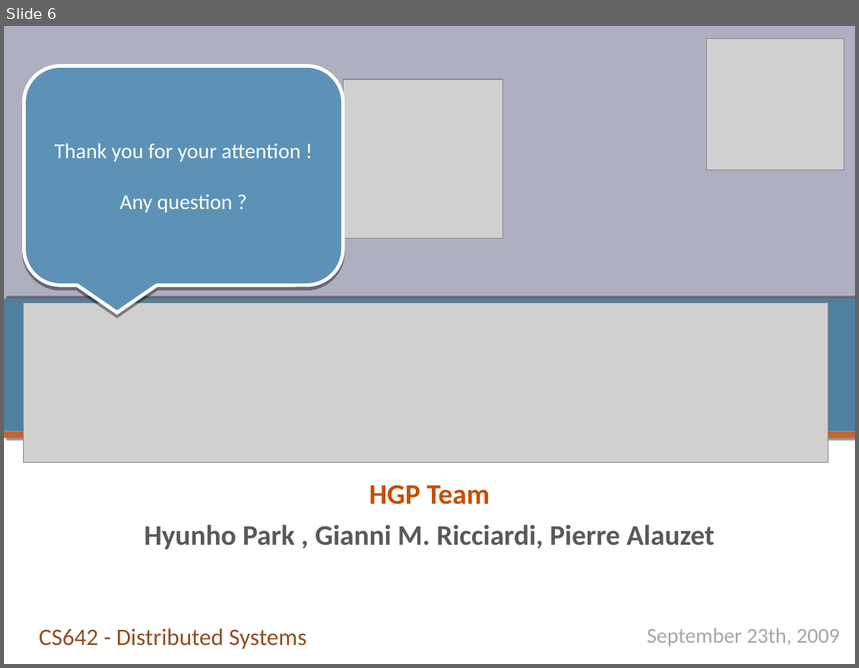
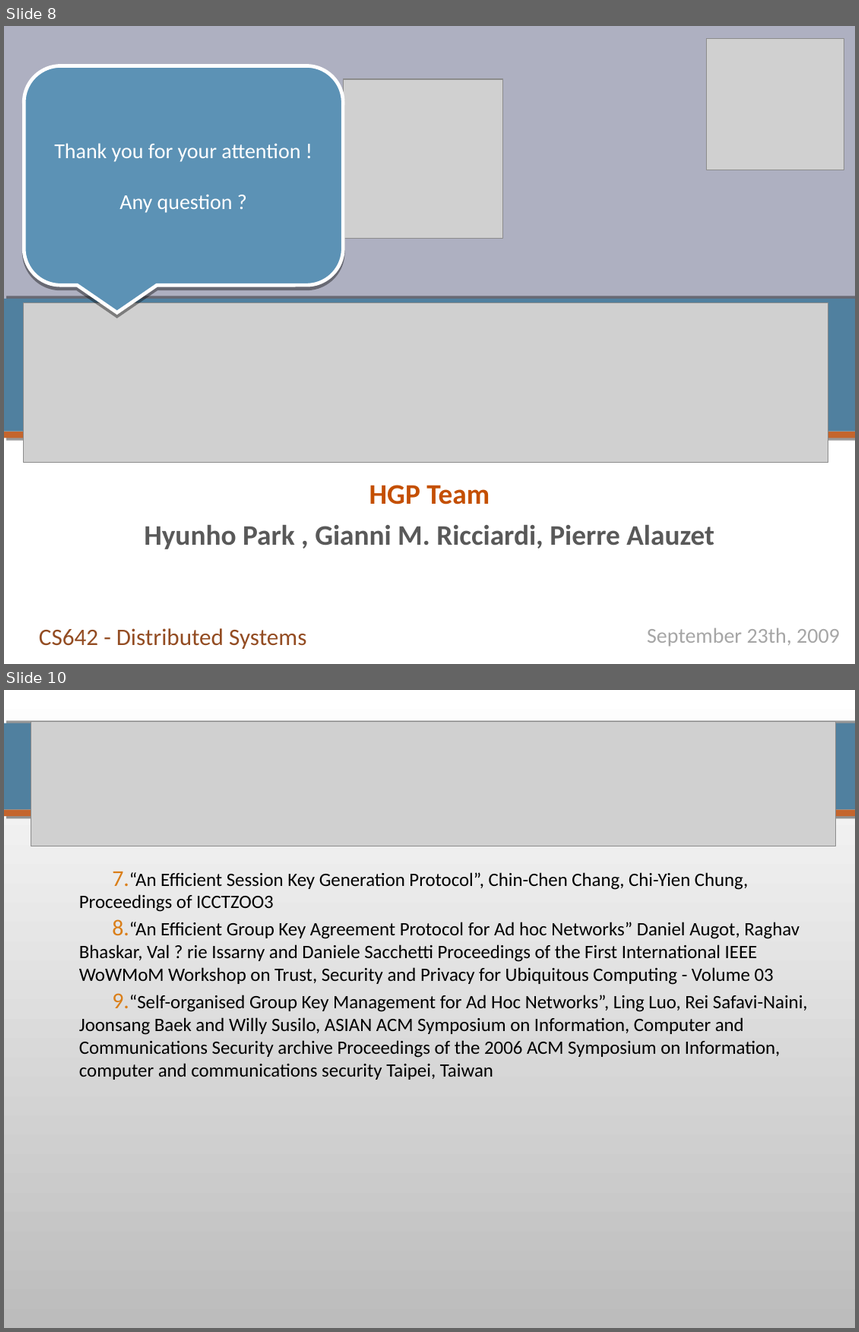
Before and after one commit to pierrealauzet/skemasnet, a slide deck: 2_design/CS462_Skemasnet_design_v2.ppt. Shown one above the other, each under a label of ours: slide 6 before the commit, slides 8 and 10 after it; the slides between them are not shown. The pictures are 859x668 and 859x1332 pixels, drawn with LibreOffice and Linux fonts; fonts in the diff are those of the drawing; grey boxes stand for pictures. Boxes give left, top, right and bottom in pixels: in the first picture for what was removed or moved away, otherwise in the second. Text is boxed around its words. In the diff, an @@ line names an element or a change of style, - is before the commit and + after.

```diff
--- a/2_design/CS462_Skemasnet_design_v2.ppt
+++ b/2_design/CS462_Skemasnet_design_v2.ppt
@@ slide 10 added at [4,690,855,1328], background gradient #BCBCBC to #FFFFFF @@
@@ rectangle added at [4,723,855,810], fill #50809F @@
@@ picture added at [31,721,835,846] @@
@@ rectangle added at [4,810,855,817], fill #C4652D @@
@@ text added at [79,872,808,1080], 16 pt, text #000000 @@
+7. “An Efficient Session Key Generation Protocol”, Chin-Chen Chang, Chi-Yien Chung, Proceedings of ICCTZOO3
+8. “An Efficient Group Key Agreement Protocol for Ad hoc Networks” Daniel Augot, Raghav Bhaskar, Val ? rie Issarny and Daniele Sacchetti Proceedings of the First International IEEE WoWMoM Workshop on Trust, Security and Privacy for Ubiquitous Computing - Volume 03
+9. “Self-organised Group Key Management for Ad Hoc Networks”, Ling Luo, Rei Safavi-Naini, Joonsang Baek and Willy Susilo, ASIAN ACM Symposium on Information, Computer and Communications Security archive Proceedings of the 2006 ACM Symposium on Information, computer and communications security Taipei, Taiwan
@@ what was slide 6 is now slide 8 @@
```
Also in this commit, not shown: 1 slide changed, 3 other slides added, 1 slide removed.
